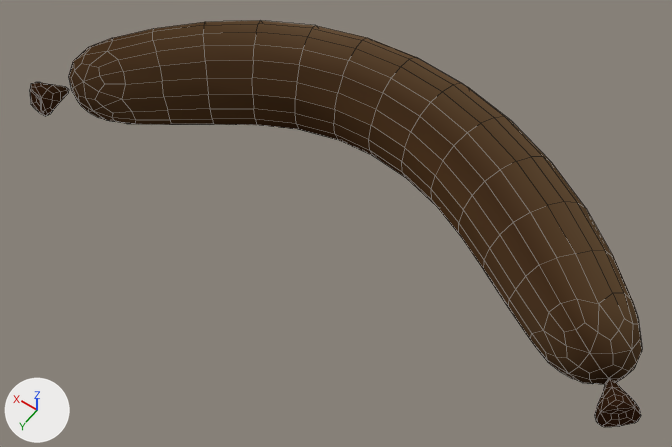
The Blender file Assets/_Game/Content/Levels/Kitchen/Sausage/BLD_Sausage.blend as it was, and as the next commit left it.
Both versions are drawn from a camera (50 mm lens) standing at (-0.0777, 0.1069, 0.1533) and looking at (-0.0042, 0.004, -0.0084). Arrows for +X, +Y and +Z are at lower left; the lights stay in place. The picture after the commit comes second. Mesh edges are drawn as thin lines.

The first picture shows 'Sausage'.
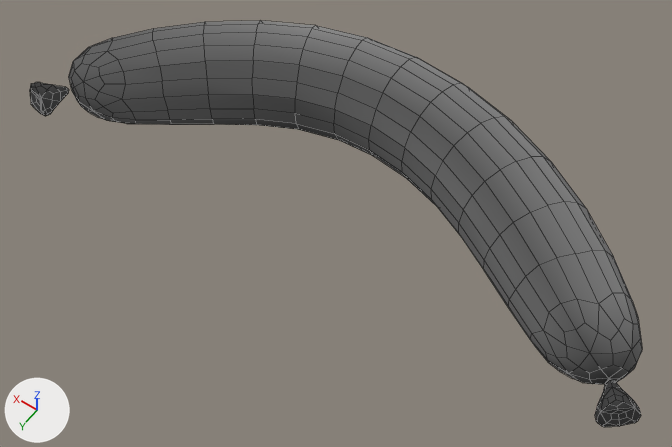
Location of each change, [x1, y1, x2, y2] in pixels of the pictures (672 x 447 px):
part 1 of me_sausage, recoloured (brown to grey): [69, 21, 642, 382] in both
part 2 of me_sausage, recoloured: [30, 82, 641, 427] in both

What the commit changed:
me_sausage has 104 vertices, 136 faces and spans x -0.08..0.074, y -0.04..0.023, z -0.014..0.014.
me_sausage is used by ob_sausage; location (0.0, 0.0, 0.0).
me_sausage part 1: 83 faces centred in x -0.073..0.07, y -0.038..0.014, z -0.008..0.012 are repainted in the vertex colours; the middle colour goes from brown #6d4f33 to grey #969696.
me_sausage part 2: 53 faces centred in x -0.078..0.072, y -0.03..0.023, z -0.013..0.005 are repainted in the vertex colours; the middle colour goes from brown #492d1b to dark grey #666666.
